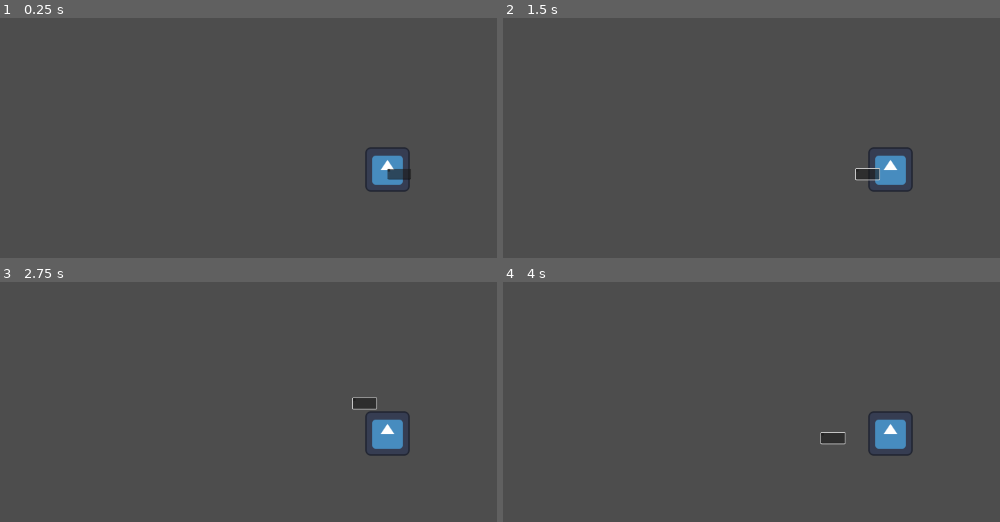
Above: before the commit, frames 1-4 (two rows, left to right).
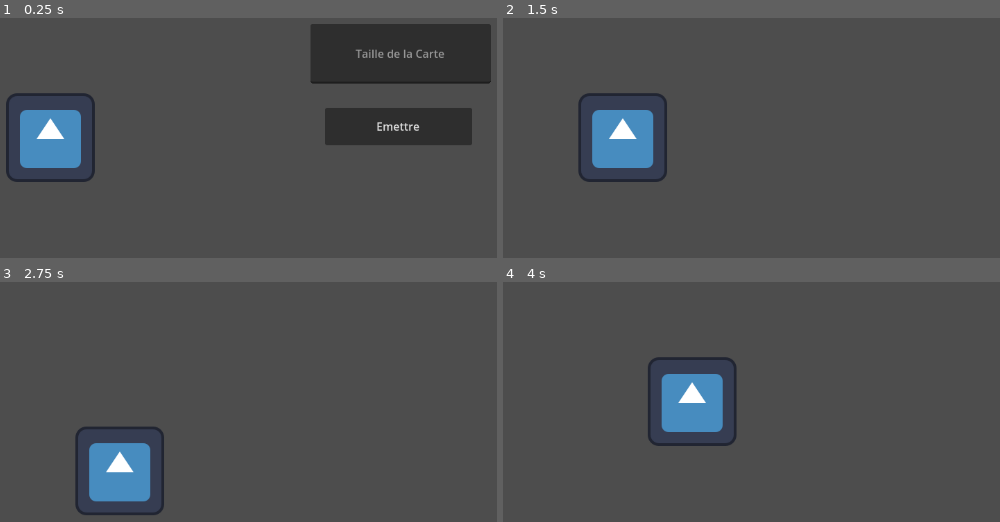
Above: after the commit, the same moments.

Repository: Loup8ng/Imperium-Magnum
Game: Godot game, scene res://node_2d.tscn
Two runs of this game, one before a commit and one after it. Both use one fixed random seed, a clock stepped at 60 frames per second and the inputs below. The engine's default icon, where the game draws it, is replaced by a stand-in: a white triangle on a blue panel in a dark square.
Inputs (mouse positions are in pixels of both pictures, inside the frame that each line leads up to; where the layout moved, square brackets give the same spot in the first picture):
- Up to frame 1 (0.25 s): no input
- Up to frame 2 (1.5 s): click (900, 126) [890, 169] at 0.5 s; tap Enter at 1.25 s; move the mouse to (outside the picture) at 1.27 s; hold Right (ui_right) from 1.28 s (still down); click (outside the picture) at 1.42 s
- Up to frame 3 (2.75 s): tap Space at 2 s; move the mouse to (228, 454) at 2.02 s; release Right (ui_right) at 2.03 s; hold Down (ui_down) from 2.03 s (still down); click (228, 454) at 2.17 s
- Up to frame 4 (4 s): tap Enter at 2.75 s; move the mouse to (970, 334) at 2.77 s; release Down (ui_down) at 2.78 s; hold Right (ui_right) 2.78-3.53 s; click (970, 334) at 2.92 s; tap Space at 3.5 s; move the mouse to (outside the picture) at 3.52 s; hold Up (ui_up) from 3.53 s (still down); click (outside the picture) at 3.67 s

The runs differ from the first frame. In frame 1, 18% of the frame differs, in the area x 1-99%, y 2-73%; in frame 2, 5.1%; in frame 3, 5.1%; in frame 4, 5.1%.
Error before the commit: Parse Error: Too few arguments for "genere_map()" call. Expected at least 1 but received 0. (res://tile_map_layer.gd:25)

Commit message:
camera et map
Mise en place de la fonctionnalité permettant de donner la taille de la map, et mise en place d'une caméra pour faire un zom

Diff:
--- a/character_body_2d.gd
+++ b/character_body_2d.gd
@@ -2,7 +2,7 @@
 
 const SPEED = 100
 
-func _physics_process(delta):
+func _physics_process(_delta):
 	if Input.is_action_just_pressed("ui_right"):
 		position.x+=SPEED
 	if Input.is_action_just_pressed("ui_left"):
--- /dev/null
+++ b/line_edit.gd
@@ -0,0 +1,15 @@
+extends LineEdit
+
+signal taille_map(value : int)
+func _on_button_pressed() -> void:
+	var texte = text
+	print(texte)
+	texte = texte.to_int()
+	print(texte)
+	emit_signal("taille_map",texte)
+
+	# ✅ Masquer le LineEdit
+	visible = false
+
+	# ✅ Masquer le bouton (en allant le chercher via le parent)
+	get_parent().get_node("Button").visible = false
--- /dev/null
+++ b/node_2d.gd
@@ -0,0 +1 @@
+extends Node2D
--- a/node_2d.tscn
+++ b/node_2d.tscn
@@ -1,9 +1,10 @@
-[gd_scene load_steps=7 format=3 uid="uid://38t4lp68xn0a"]
+[gd_scene load_steps=9 format=3 uid="uid://38t4lp68xn0a"]
 
 [ext_resource type="Texture2D" uid="uid://blygxdsxtbc6d" path="res://Tiles.jpg" id="1_0e48y"]
-[ext_resource type="Script" uid="uid://b2mfucqbm2dwy" path="res://taille_map.gd" id="1_0hol4"]
+[ext_resource type="Script" uid="uid://d2vvv5gtkbngo" path="res://node_2d.gd" id="1_q6r6c"]
 [ext_resource type="Script" uid="uid://b11cdo1se5456" path="res://tile_map_layer.gd" id="2_epypp"]
 [ext_resource type="PackedScene" uid="uid://dtuwryswr4hsu" path="res://character_body_2d.tscn" id="3_epypp"]
+[ext_resource type="Script" uid="uid://8sydd7hl3d2c" path="res://line_edit.gd" id="4_0hol4"]
 
 [sub_resource type="TileSetAtlasSource" id="TileSetAtlasSource_0hol4"]
 texture = ExtResource("1_0e48y")
@@ -21,8 +22,30 @@
 tile_size = Vector2i(33, 33)
 sources/0 = SubResource("TileSetAtlasSource_0hol4")
 
-[node name="Node2D" type="Node2D"]
-script = ExtResource("1_0hol4")
+[sub_resource type="GDScript" id="GDScript_q6r6c"]
+script/source = "extends Camera2D
+
+@onready var sprite = get_node(\"../Sprite\")
+
+
+func _ready() -> void:
+	make_current()
+
+func _input (event):
+	if event is InputEventMouseButton and event.pressed:
+		if event.button_index == MOUSE_BUTTON_WHEEL_UP:
+			zoom *= 0.9
+		elif event.button_index == MOUSE_BUTTON_WHEEL_DOWN:
+			zoom *= 1.1
+
+	if event is InputEventMouseMotion:
+		print(\"Déplacement relatif :\", event.relative)   # delta depuis la dernière frame
+		print(\"Position absolue :\", event.position)     # position dans la fenêtre
+"
+
+[node name="MAP" type="Node2D"]
+position = Vector2(0, 2)
+script = ExtResource("1_q6r6c")
 
 [node name="TileMapLayer" type="TileMapLayer" parent="."]
 scale = Vector2(0.1, 0.1)
@@ -30,15 +53,30 @@
 script = ExtResource("2_epypp")
 
 [node name="CharacterBody2D" parent="." instance=ExtResource("3_epypp")]
-position = Vector2(0, 2)
+position = Vector2(80, 272)
 
-[node name="LineEdit" type="LineEdit" parent="."]
-offset_right = 68.5625
-offset_bottom = 31.0
+[node name="Camera2D" type="Camera2D" parent="."]
+position = Vector2(566, 318)
+script = SubResource("GDScript_q6r6c")
 
-[node name="Button" type="Button" parent="LineEdit"]
-layout_mode = 0
-offset_right = 8.0
-offset_bottom = 8.0
+[node name="Node2D" type="Node2D" parent="."]
+position = Vector2(96, 45)
 
-[node name="AcceptDialog" type="AcceptDialog" parent="LineEdit"]
+[node name="LineEdit" type="LineEdit" parent="Node2D"]
+offset_left = 359.0
+offset_top = 63.0
+offset_right = 619.0
+offset_bottom = 149.0
+placeholder_text = "Taille de la Carte"
+alignment = 1
+script = ExtResource("4_0hol4")
+
+[node name="Button" type="Button" parent="Node2D"]
+offset_left = 380.0
+offset_top = 184.0
+offset_right = 592.0
+offset_bottom = 238.0
+text = "Emettre"
+
+[connection signal="taille_map" from="Node2D/LineEdit" to="TileMapLayer" method="_on_line_edit_taille_map"]
+[connection signal="pressed" from="Node2D/Button" to="Node2D/LineEdit" method="_on_button_pressed"]
--- /dev/null
+++ b/node_2d_button.tscn
@@ -0,0 +1,22 @@
+[gd_scene load_steps=2 format=3 uid="uid://bnprc87jtd1i7"]
+
+[ext_resource type="PackedScene" uid="uid://38t4lp68xn0a" path="res://node_2d.tscn" id="1_a1gyg"]
+
+[node name="Node2D" type="Node2D"]
+
+[node name="MAP" parent="." instance=ExtResource("1_a1gyg")]
+position = Vector2(1, 1)
+
+[node name="Button" type="Button" parent="."]
+offset_left = 332.0
+offset_top = 140.0
+offset_right = 482.0
+offset_bottom = 187.0
+text = "Emettre"
+
+[node name="LineEdit" type="LineEdit" parent="."]
+offset_left = 312.0
+offset_top = 33.0
+offset_right = 544.5625
+offset_bottom = 104.0
+placeholder_text = "Taille de la Map"
--- a/project.godot
+++ b/project.godot
@@ -12,5 +12,5 @@
 
 config/name="Imperium Magnum"
 run/main_scene="res://node_2d.tscn"
-config/features=PackedStringArray("4.4", "Forward Plus")
+config/features=PackedStringArray("4.5", "Forward Plus")
 config/icon="res://icon.svg"
--- a/taille_map.gd
+++ /dev/null
@@ -1,26 +0,0 @@
-extends Node2D
-signal value_entered(value: int)
-@onready var input_field: LineEdit = $LineEdit
-@onready var popup: AcceptDialog = $AcceptDialog
-
-
-func _ready():
-	# Connecte le signal Confirm du popup
-	popup.confirmed.connect(_on_popup_confirmed)
-
-func _on_Button_pressed():
-	var text = input_field.text
-
-	if text.is_valid_int():
-		var value = text.to_int()
-		# Message dans le popup
-		popup.dialog_text = "Vous avez entré : " + str(value)
-		popup.popup()
-
-		emit_signal(value)
-	else:
-		popup.dialog_text = "❌ Veuillez entrer un entier valide."
-		popup.popup()
-
-func _on_popup_confirmed():
-	print("Popup fermé")
--- a/tile_map_layer.gd
+++ b/tile_map_layer.gd
@@ -10,8 +10,10 @@
 
 @onready var player = get_parent().get_child(1)
 
-func _on_value_entered(value):
-	return value
+func _on_line_edit_taille_map(value: int) -> void:
+	print(value)
+	genere_map(value)
+
 func _ready():
 	randomize()
 	moisture.seed = randi()
@@ -22,10 +24,8 @@
 	temperature.frequency = 0.05
 	altitude.frequency = 0.03
 
-	genere_map()
-
 func _process(_delta):
-	var player_tile = local_to_map(player.position)
+	var _player_tile = local_to_map(player.position)
 
 func generate_chunk(chunk_pos: Vector2i):
 	print("→ Génération du chunk :", chunk_pos)
@@ -41,15 +41,16 @@
 
 			var tile_coords = Vector2i(0, 0)
 			if alt < -0.2:
-				tile_coords = Vector2i(0, 0) # eau
+				tile_coords = Vector2i(0, 0)
 			elif alt < 0.2:
-				tile_coords = Vector2i(1, 0) # sable
+				tile_coords = Vector2i(1, 0)
 			elif alt < 0.5:
-				tile_coords = Vector2i(2, 0) # herbe
+				tile_coords = Vector2i(2, 0)
 			else:
-				tile_coords = Vector2i(3, 0) # montagne
+				tile_coords = Vector2i(3, 0)
 
-			set_cell(Vector2i(world_x, world_y), 0, tile_coords)
+			set_cell(Vector2i(world_x, world_y),0, tile_coords)
+
 
 func genere_map(taille):
 	# On génère la map
Empty file added: input_ui.gd
Not shown, added: input_ui.gd.uid
Not shown, added: line_edit.gd.uid
Not shown, added: node_2d.gd.uid
Not shown, removed: taille_map.gd.uid
